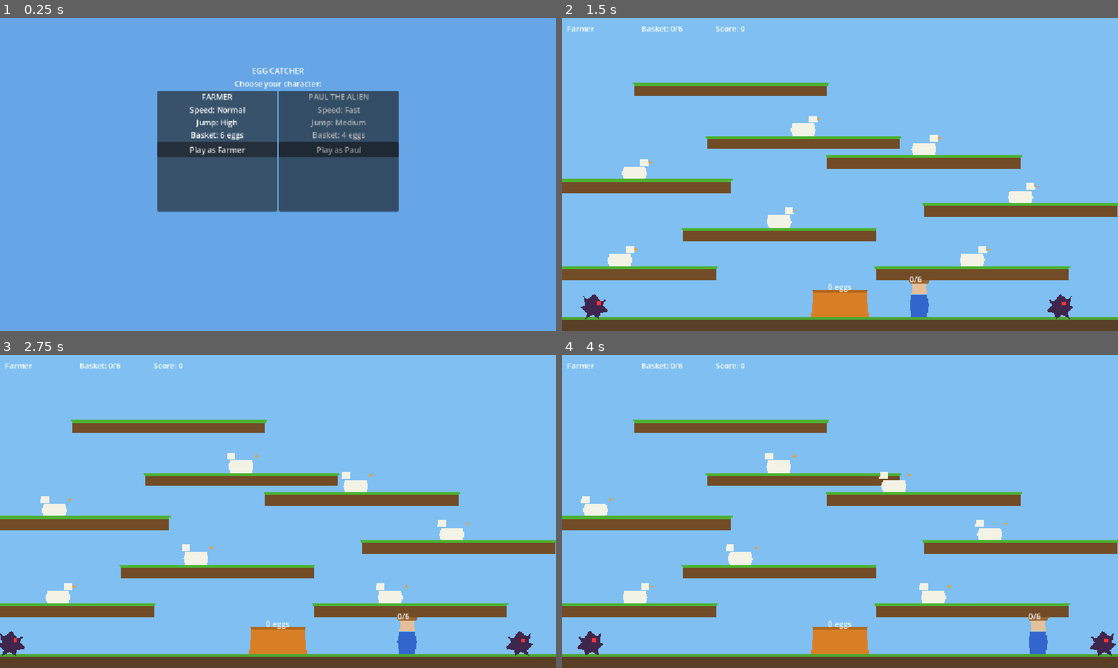
Above: before the commit, frames 1-4 (two rows, left to right).
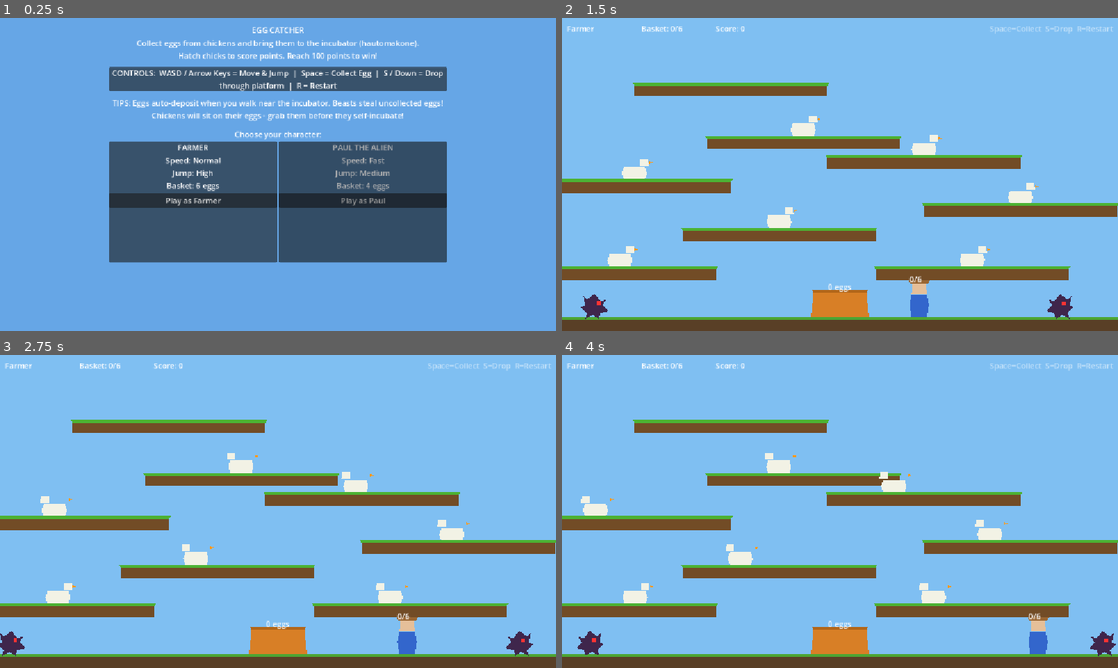
Above: after the commit, the same moments.

Repository: ljack/egg-catcher
Game: Godot game, scene res://scenes/main_menu.tscn
Same seed, same stepped clock (60 frames per second), same inputs: the game is played once before the commit and once after it. Sound files missing from this copy of the repository are replaced by a short silence.
Inputs (mouse positions are in pixels of both pictures, inside the frame that each line leads up to):
- Up to frame 1 (0.25 s): no input
- Up to frame 2 (1.5 s): click "Play as Farmer" at 0.5 s; tap Enter (ui_accept) at 1.25 s; move the mouse to (962, 158) at 1.27 s; hold D (move_right) from 1.28 s (still down); tap Space (collect) at 1.35 s; click (962, 158) at 1.42 s
- Up to frame 3 (2.75 s): tap Enter (ui_accept) at 1.52 s; release D (move_right) at 2 s; drag from (166, 527) to (22, 642) at 2.02 s
- Up to frame 4 (4 s): move the mouse to (895, 442) at 2.77 s; hold D (move_right) 2.78-3.5 s; tap Shift at 2.85 s; tap Space (collect) at 3.05 s; drag from (812, 574) to (1095, 642) at 3.52 s

The runs differ from the first frame. In frame 1, 32% of the frame differs, in the area x 19-81%, y 2-79%; in frame 2, 0.2%; in frame 3, 0.2%; in frame 4, 0.2%.

Commit message:
Add GitHub Actions CI/CD for web export and deployment
- GitHub Actions workflow using barichello/godot-ci:4.6.1
- Automatic web export on push to master
- Deploy to GitHub Pages via actions/deploy-pages
- Thread support disabled for GitHub Pages compatibility
- Added help/controls to main menu and in-game HUD

Co-Authored-By: Claude Opus 4.6 (1M context) <noreply@anthropic.com>

Diff:
--- a/project.godot
+++ b/project.godot
@@ -18,6 +18,9 @@
 [autoload]
 
 GameManager="*res://scripts/autoload/game_manager.gd"
+MCPScreenshot="*res://addons/godot_mcp/mcp_screenshot_service.gd"
+MCPInputService="*res://addons/godot_mcp/mcp_input_service.gd"
+MCPGameInspector="*res://addons/godot_mcp/mcp_game_inspector_service.gd"
 
 [display]
 
--- a/scenes/hud.tscn
+++ b/scenes/hud.tscn
@@ -29,3 +29,9 @@
 custom_minimum_size = Vector2(150, 0)
 layout_mode = 2
 text = "Score: 0"
+
+[node name="ControlsHint" type="Label" parent="MarginContainer/HBoxContainer"]
+layout_mode = 2
+size_flags_horizontal = 10
+text = "Space=Collect  S=Drop  R=Restart"
+modulate = Color(1, 1, 1, 0.5)
--- a/scenes/main_menu.tscn
+++ b/scenes/main_menu.tscn
@@ -18,16 +18,51 @@
 [node name="VBoxContainer" type="VBoxContainer" parent="." unique_id=1667096525]
 layout_mode = 0
 anchor_left = 0.5
-anchor_top = 0.15
+anchor_top = 0.02
 anchor_right = 0.5
-anchor_bottom = 0.85
-offset_left = -250.0
-offset_right = 250.0
+anchor_bottom = 0.98
+offset_left = -350.0
+offset_right = 350.0
 
 [node name="Title" type="Label" parent="VBoxContainer" unique_id=47881523]
 layout_mode = 2
 text = "EGG CATCHER"
 horizontal_alignment = 1
+
+[node name="GoalLabel" type="Label" parent="VBoxContainer"]
+layout_mode = 2
+text = "Collect eggs from chickens and bring them to the incubator (hautomakone).
+Hatch chicks to score points. Reach 100 points to win!"
+horizontal_alignment = 1
+autowrap_mode = 2
+
+[node name="Spacer1" type="Control" parent="VBoxContainer"]
+layout_mode = 2
+custom_minimum_size = Vector2(0, 5)
+
+[node name="ControlsPanel" type="PanelContainer" parent="VBoxContainer"]
+layout_mode = 2
+
+[node name="ControlsLabel" type="Label" parent="VBoxContainer/ControlsPanel"]
+layout_mode = 2
+text = "CONTROLS:  WASD / Arrow Keys = Move & Jump  |  Space = Collect Egg  |  S / Down = Drop through platform  |  R = Restart"
+horizontal_alignment = 1
+autowrap_mode = 2
+
+[node name="Spacer2" type="Control" parent="VBoxContainer"]
+layout_mode = 2
+custom_minimum_size = Vector2(0, 5)
+
+[node name="TipsLabel" type="Label" parent="VBoxContainer"]
+layout_mode = 2
+text = "TIPS: Eggs auto-deposit when you walk near the incubator. Beasts steal uncollected eggs!
+Chickens will sit on their eggs - grab them before they self-incubate!"
+horizontal_alignment = 1
+autowrap_mode = 2
+
+[node name="Spacer3" type="Control" parent="VBoxContainer"]
+layout_mode = 2
+custom_minimum_size = Vector2(0, 8)
 
 [node name="Subtitle" type="Label" parent="VBoxContainer" unique_id=1740551811]
 layout_mode = 2
Not shown, added: .github/workflows/deploy-web.yml
